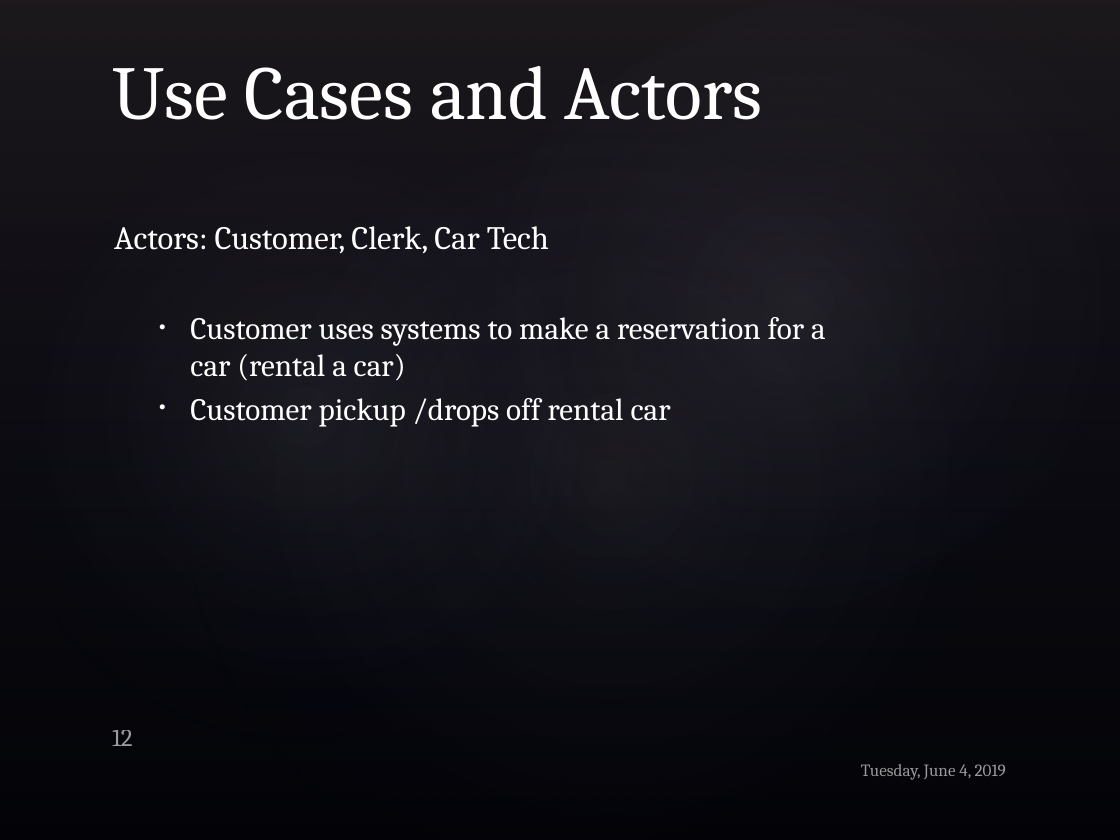
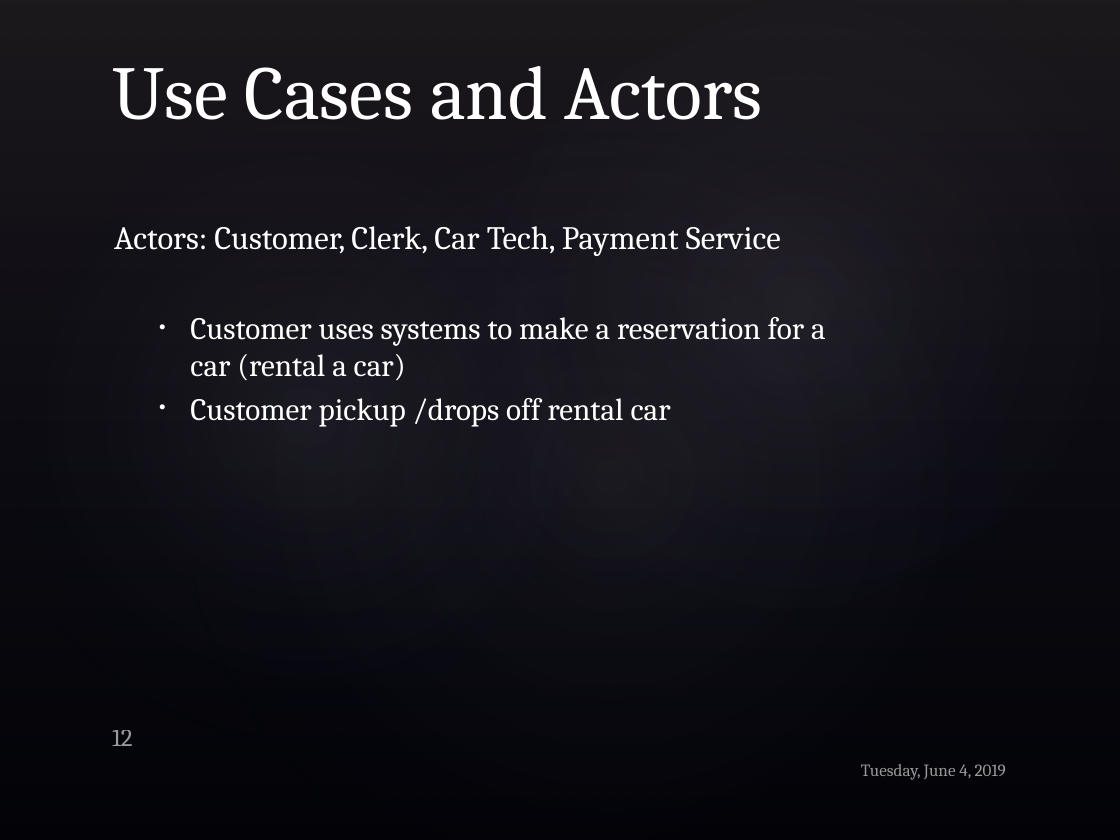
Before and after one commit to iv1660yg/MSU-ICS-370, a slide deck: slide 12 of Project_Inception.pptx. Drawn at 1120x840 pixels with LibreOffice and Linux fonts; fonts in the diff are those of the drawing; background and template pictures are left out. Boxes give left, top, right and bottom in pixels: in the first picture for what was removed or moved away, otherwise in the second. Text is boxed around its words. In the diff, an @@ line names an element or a change of style, - is before the commit and + after.

```diff
--- a/Project_Inception.pptx
+++ b/Project_Inception.pptx
@@ text at box(114, 226, 781, 256): text changed @@
-Actors: Customer, Clerk, Car Tech
+Actors: Customer, Clerk, Car Tech, Payment Service
```
Also in this commit, not shown: 2 other slides changed.
